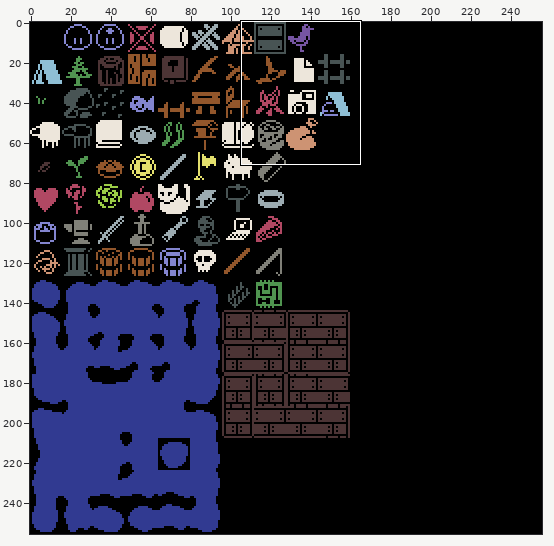
One commit to this pixel-art file: assets/images/tiles.ase. The picture above shows the old version from afar; the outline marks the close-up.
Close-up. Before:
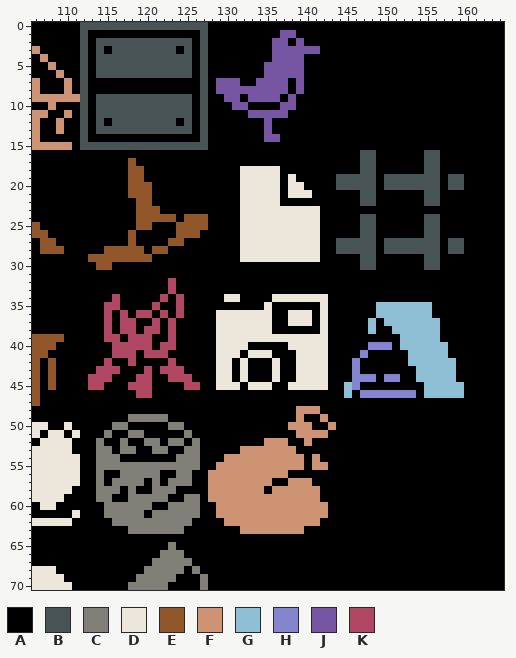
256x256 pixels, 1 frame. Shown: x 106..164, y 0..70. The commit also changed other parts of the picture, which this record leaves out.
Palette (. is transparent): A #000000  B #485454  C #808078  D #ede6db  E #92562b  F #cd9373  G #8fbfd5  H #8385cf  J #7655a2  K #b14863
And afterwards:
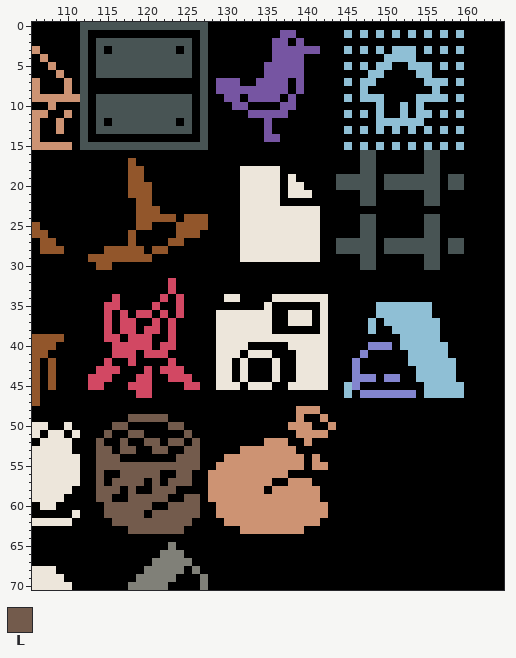
Colours new in this view: L #735b4c
Edits made:
colour K: #b14863 -> #d24863
Changed rows in their new state; - is a pixel that keeps its letter.
Layer "Layer 1":
first column x 145:
 1 G-G-G-G-G-G-G-G
 3 G-G-G-GGG-G-G-G
 4 -----GGGG------
 5 G-G-GG--GGG-G-G
 6 ---GG----GG----
 7 G-GG------GGG-G
 8 --G--------G---
 9 G-GGG----GGGG-G
10 ----G--G-G-----
11 G-G-G--G-GG-G-G
12 ----GGGGGG-----
13 G-G-G-G-G-G-G-G
15 G-G-G-G-G-G-G-G
first column x 114:
49 ----LLLLL----
50 --LL-----LL--
51 -L--LL-----L-
52 L--L--LL-LL-L
53 LL-LL--LL--LL
54 LLL-------LLL
55 LLLLLLLLLLLLL
56 L--LLLLL--LL-
57 L-LLLL-L-LLL-
58 LLL-L--LLL---
59 LL--LLLLL--LL
60 -LLLLLL--LLLL
61 -LLLLL-LLLLLL
62 --LLLLLLLLLL-
63 ----LLLLLLL--
Pixel boxes of the changes (left, top, right, bottom) in both close-ups:
changed: (344, 30, 464, 150)
changed: (88, 278, 200, 534)
